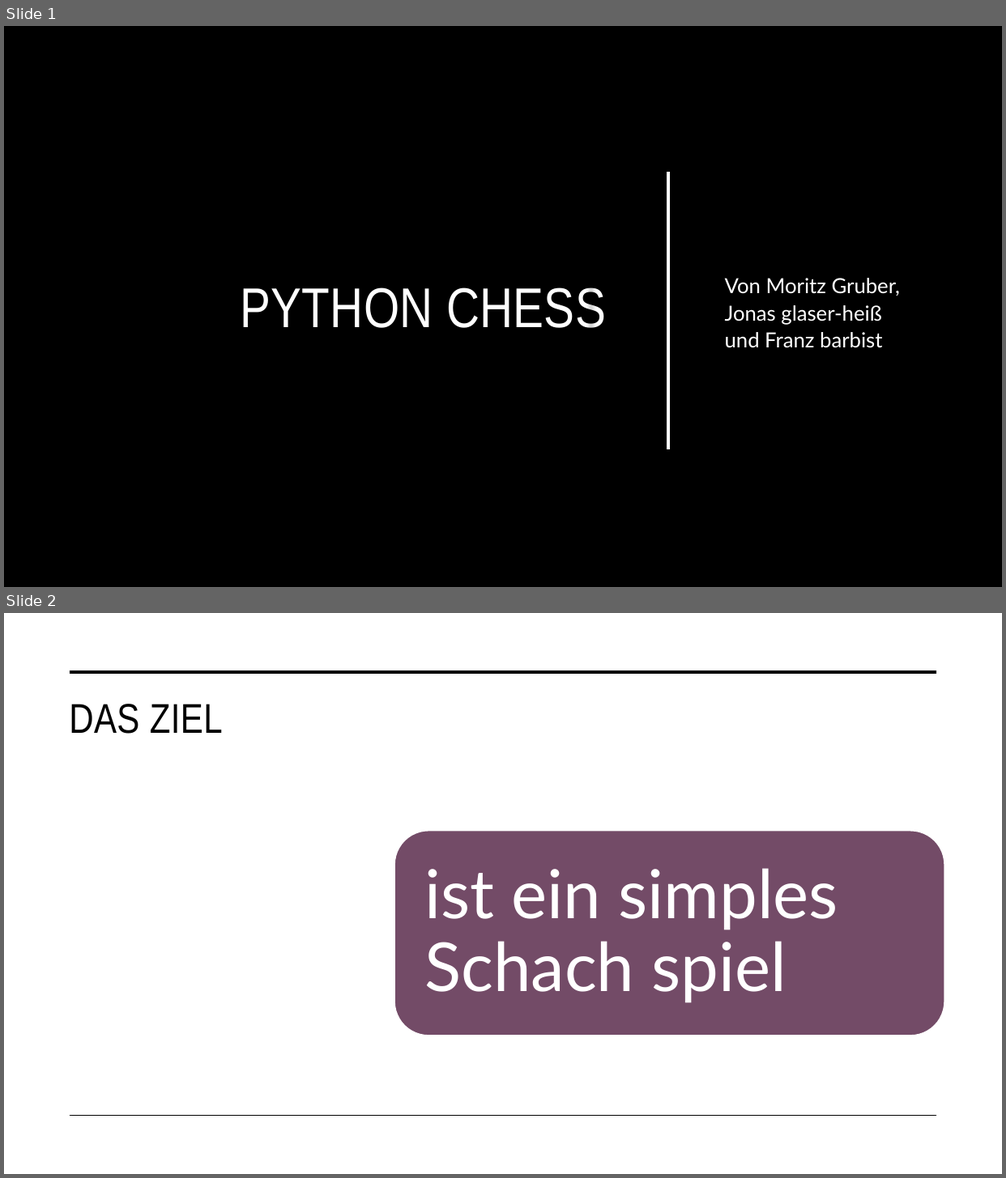
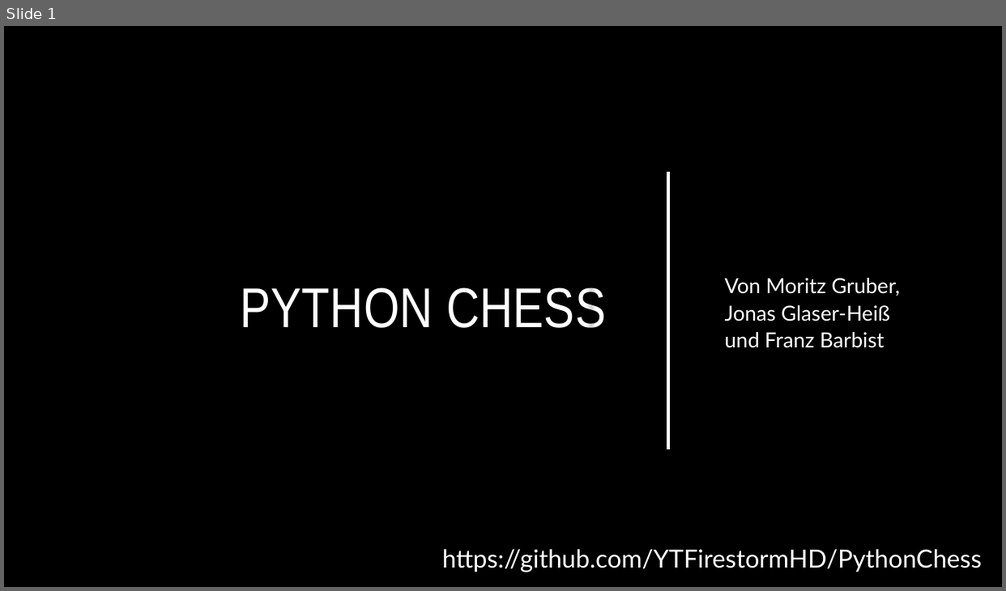
Before and after one commit to YTFirestormHD/PythonChess, a slide deck: Python Chess.pptx. Shown one above the other, each under a label of ours: slides 1 and 2 before the commit, slide 1 after it. The pictures are 1006x1178 and 1006x591 pixels, drawn with LibreOffice and Linux fonts; fonts in the diff are those of the drawing; background and template pictures are left out. Boxes give left, top, right and bottom in pixels: in the first picture for what was removed or moved away, otherwise in the second. Text is boxed around its words. In the diff, an @@ line names an element or a change of style, - is before the commit and + after.

```diff
--- a/Python Chess.pptx
+++ b/Python Chess.pptx
@@ slide 2 removed at box(4, 613, 1002, 1174), background #FFFFFF @@
@@ line removed from (70, 672) to (937, 672) @@
@@ title removed at box(69, 704, 223, 734) @@
-DAS ZIEL
@@ rounded rectangle removed at box(394, 831, 945, 1036) @@
@@ text removed at box(424, 868, 838, 1003) @@
-ist ein simples Schach spiel
@@ line removed from (70, 1116) to (937, 1116) @@
@@ slide 1 changed as well @@
@@ subtitle at box(725, 278, 900, 348): text changed @@
-Von Moritz Gruber, Jonas glaser-heiß und Franz barbist
+Von Moritz Gruber, Jonas Glaser-Heiß und Franz Barbist
@@ text added at box(442, 549, 982, 573), 24 pt, text #FFFFFF @@
+https://github.com/YTFirestormHD/PythonChess
```
Also in this commit, not shown: 2 other slides changed, 10 slides added.
